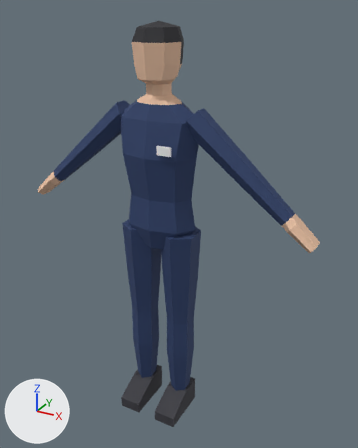
The FBX model Assets/Character/Porter/Porter.fbx, before and after one commit.
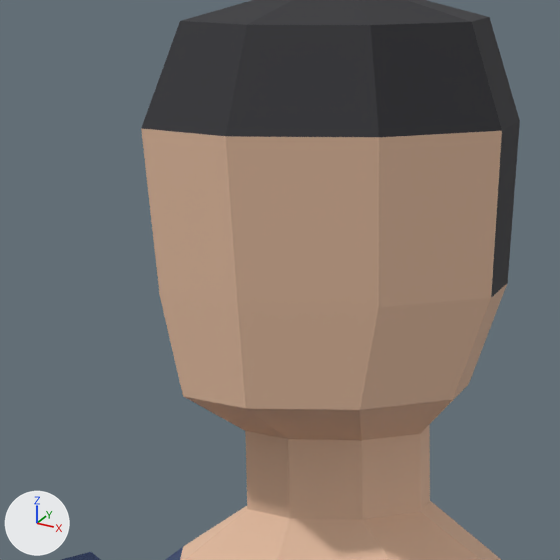
Old and new are each drawn whole from a 50 mm lens placed at (1.037, -1.722, 1.85), pointed at (0.067, 0.041, 0.968) and again close up on the part from 31% to 53% of the width and 5% to 23% of the height. Every picture has the same lights, and +X, +Y and +Z are marked at lower left. The last two pictures show the newer version.

Objects in the first close-up: 'Porter'.
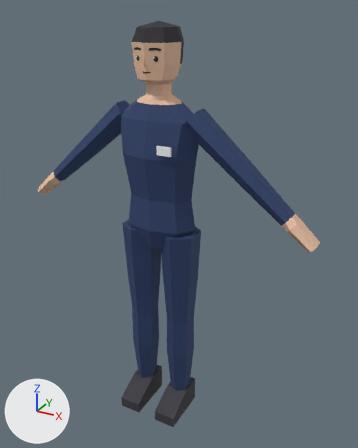
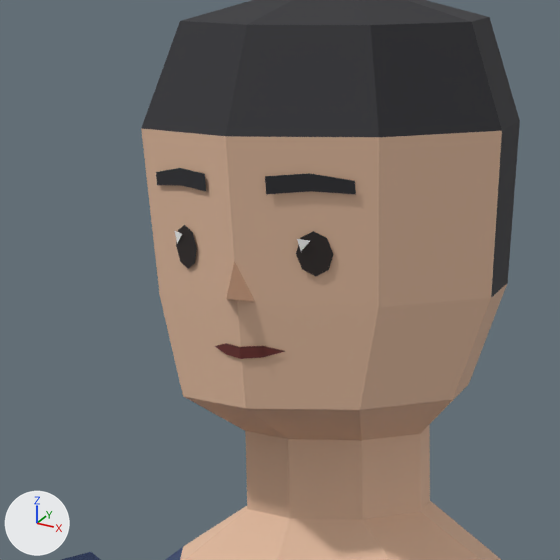
Location of each change, (x1, y1, x2, y2) in pixels of the close-ups (560 x 560 px):
part 1 of me_porter, added
    after: (156, 168, 356, 359)

Patch to the scene script:
```diff
--- a/Assets/Character/Porter/Porter.fbx.py
+++ b/Assets/Character/Porter/Porter.fbx.py
@@ img_facepalette_png @@
+img_facepalette_png = load_image('FacePalette.png', '../Face/FacePalette.png', 32, 16, 'sRGB')
@@ mat_porter_face @@
+mat_porter_face = principled_material('Porter_Face')
+mat_porter_face.texture = img_facepalette_png
+mat_porter_face.roughness = 0.55
@@ me_porter @@
 # used by ob_porter; location = (0.0, 0.0, 0.0)
-me_porter.from_pydata(...)  # 257 vertices, 234 faces; spans x -0.69..0.69, y -0.16..0.1, z 0.0..1.8
+me_porter.from_pydata(...)  # 337 vertices, 295 faces; spans x -0.69..0.69, y -0.16..0.1, z 0.0..1.8
+# me_porter part 1
+# 80 vertices are added at x -0.06..0.06, y -0.11..-0.08, z 1.62..1.71
+# 53 new faces join them, mat_porter_face (picture img_facepalette_png)
+# 8 new faces join them, mat_porter_hair (dark grey #2c2c30)
 me_porter.materials.append(mat_porter_bottom)
@@ me_porter @@
 me_porter.materials.append(mat_porter_badge)
+me_porter.materials.append(mat_porter_face)  # picture img_facepalette_png
```
